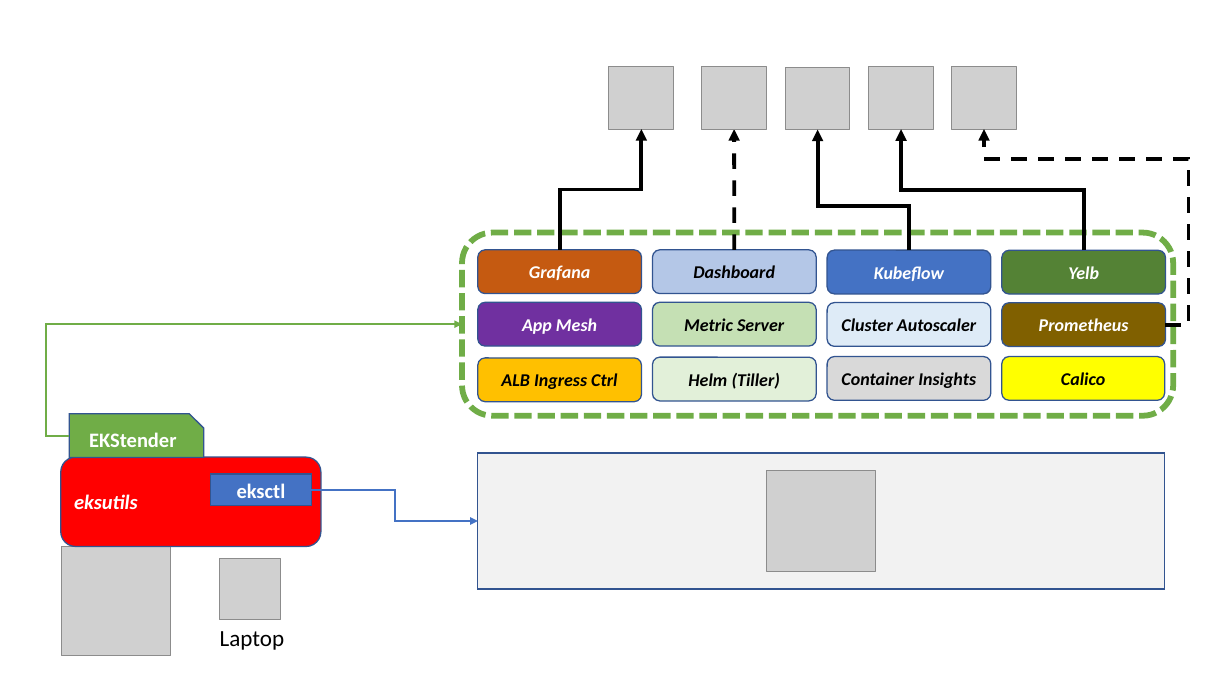
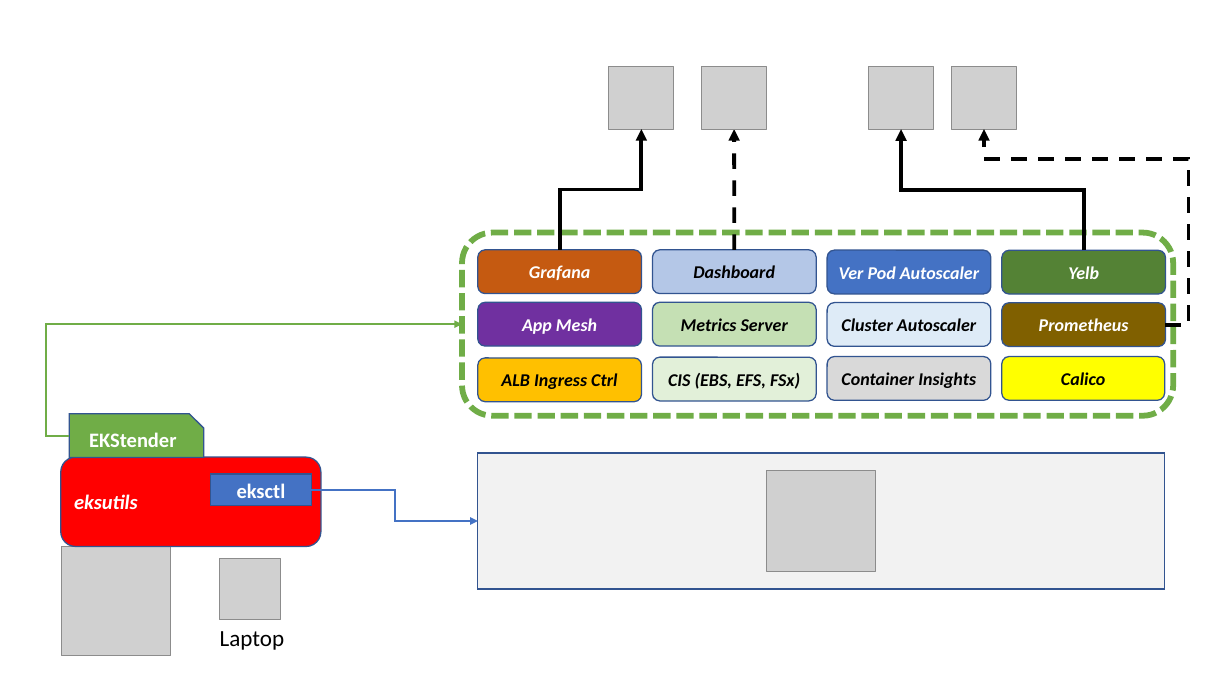
Before and after one commit to mreferre/ekstender, a slide deck: slide 1 of ekstender.pptx. Drawn at 1232x693 pixels with LibreOffice and Linux fonts; fonts in the diff are those of the drawing; grey boxes stand for pictures. Boxes give left, top, right and bottom in pixels: in the first picture for what was removed or moved away, otherwise in the second. Text is boxed around its words. In the diff, an @@ line names an element or a change of style, - is before the commit and + after.

```diff
--- a/ekstender.pptx
+++ b/ekstender.pptx
@@ picture removed at [786,67,850,130] @@
@@ elbow arrow removed from (909, 250) to (818, 129) @@
@@ text in rounded rectangle at [839,266,979,279]: text changed @@
-Kubeflow
+Ver Pod Autoscaler
@@ text in rounded rectangle at [681,318,788,331]: text changed @@
-Metric Server
+Metrics Server
@@ text in rounded rectangle at [668,373,800,389]: text changed @@
-Helm (Tiller)
+CIS (EBS, EFS, FSx)
```
Also in this commit, not shown: 4 other files.
